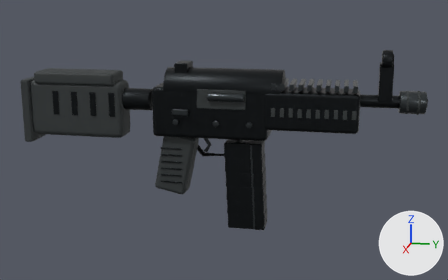
Two versions of the glTF model models/csgo/mp5.glb, one commit apart.
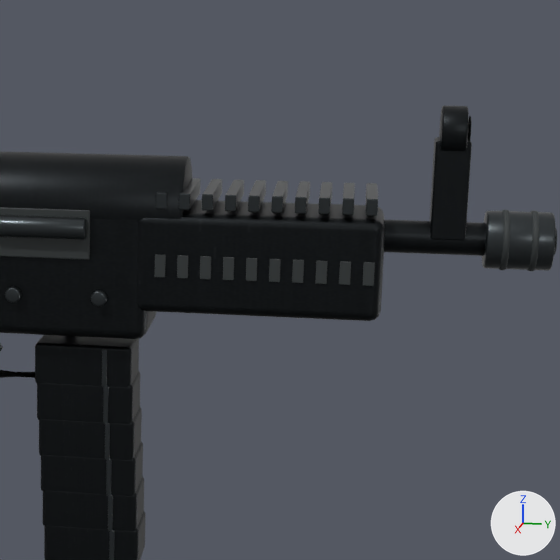
Old and new are each drawn whole from a 50 mm camera at (1.186, 0.3, 0.243) aimed at (-0.002, 0.063, -0.054) and again close up on the part from 47% to 96% of the width and 3% to 81% of the height. Arrows for +X, +Y and +Z are at lower right; the lights stay in place. The first two pictures are the older version. Where no turn or scale is listed for an object, it has been applied to the vertices. Vertices at exactly the same position are counted once.

Objects in the first close-up: 'weapon_Machined edges', 'weapon_Parkerized steel', 'weapon_Polymer'.
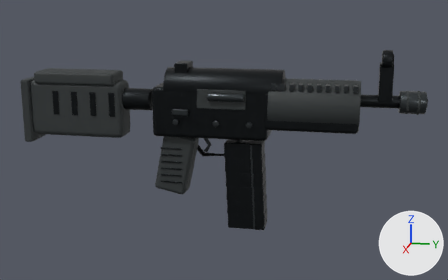
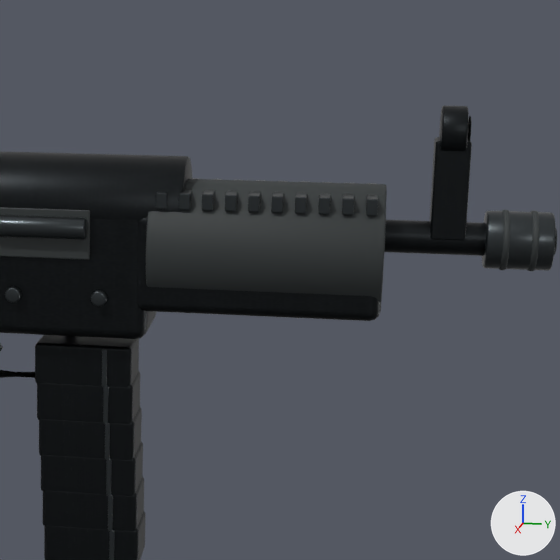
Pixel boxes (x1, y1, x2, y2) of what changed, in the close-ups (560 x 560 px):
```json
{"object": "weapon_Polymer", "change": "reshaped", "before": [0, 116, 557, 286], "after": [0, 116, 557, 304]}
{"part": 1, "of": "me_cylinder_008", "change": "added", "after": [146, 179, 387, 304]}
```

Scene script edits in JSON lines:
```json
{"block": "me_cylinder_008", "where": "# used by ob_weapon_polymer; location = (0.0, 0.41, 0.035)"}
{"op": "remove", "block": "me_cylinder_008", "code": "me_cylinder_008.from_pydata(...)  # 1792 vertices, 3508 faces; spans x -0.033..0.041, y -0.765..0.036, z -0.203..0.089"}
{"op": "add", "block": "me_cylinder_008", "code": "me_cylinder_008.from_pydata(...)  # 1936 vertices, 3792 faces; spans x -0.048..0.048, y -0.765..0.036, z -0.203..0.089"}
{"block": "me_cylinder_008", "change": "me_cylinder_008 part 1: a new loose piece of 144 vertices spanning x -0.048..0.048, y -0.255..-0.085, z -0.058..0.038, in mat_polymer (dark grey #2d3233)"}
```
